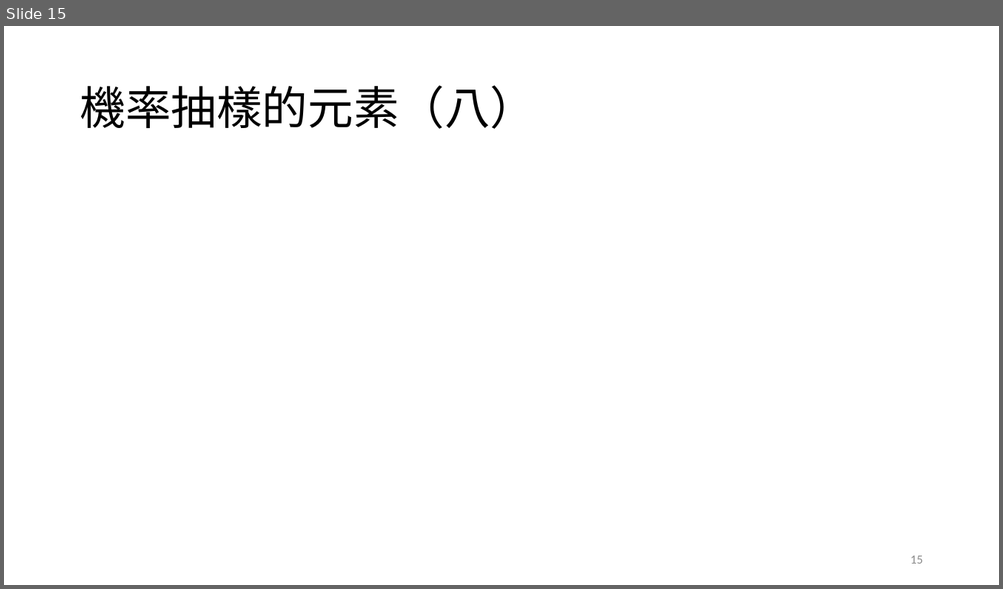
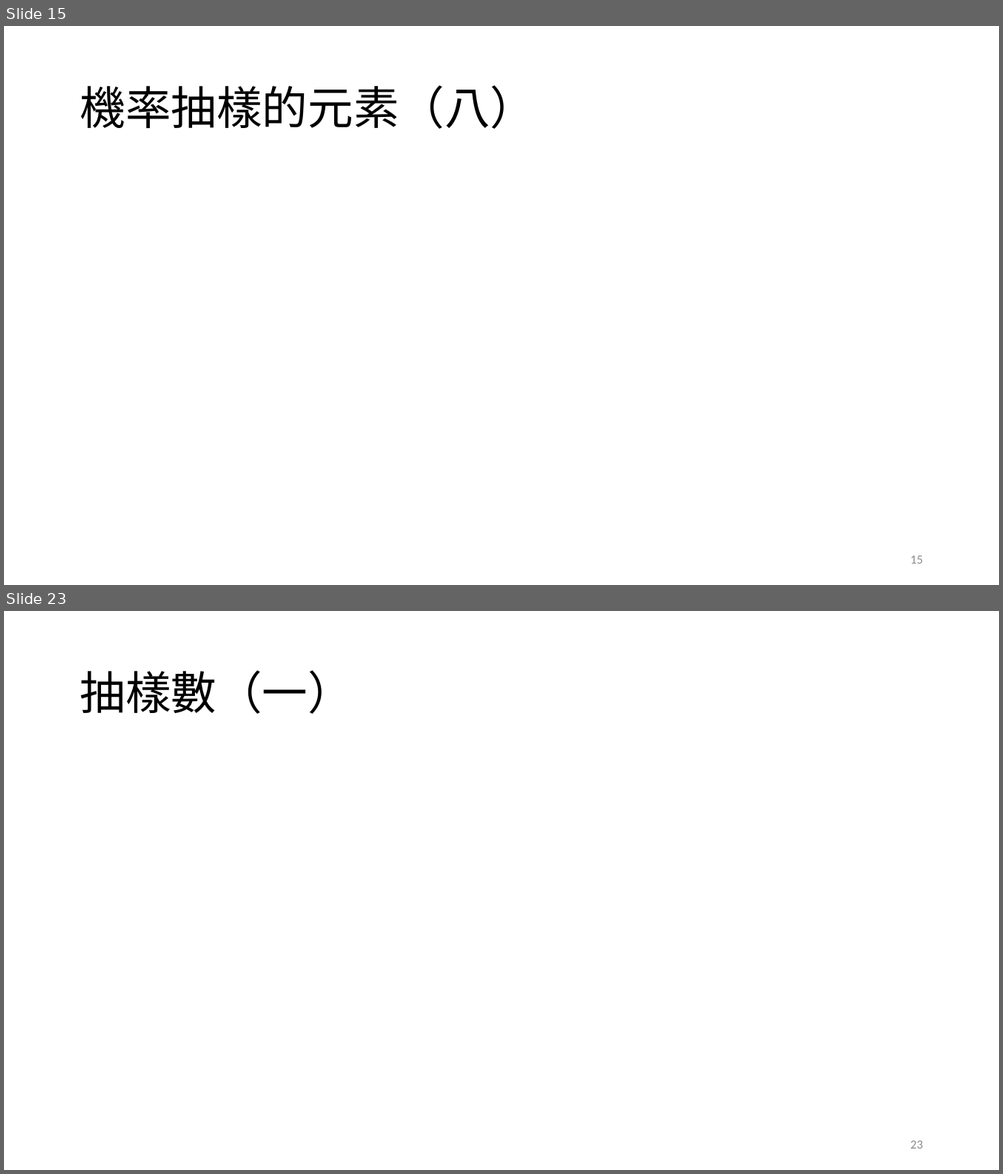
Before and after one commit to TsaiChiahung/PublicOpinion2026, a slide deck: 投影片/民意與調查Week5.pptx. Shown one above the other, each under a label of ours: slide 15 before the commit, slides 15 and 23 after it; the slides between them are not shown. The pictures are 1003x589 and 1003x1174 pixels, drawn with LibreOffice and Linux fonts; fonts in the diff are those of the drawing; grey boxes stand for pictures. Boxes give left, top, right and bottom in pixels: in the first picture for what was removed or moved away, otherwise in the second. Text is boxed around its words. In the diff, an @@ line names an element or a change of style, - is before the commit and + after.

```diff
--- a/投影片/民意與調查Week5.pptx
+++ b/投影片/民意與調查Week5.pptx
@@ slide 23 added at (4, 611, 999, 1170), background #FFFFFF @@
@@ title added at (79, 670, 353, 714), 44 pt, text #000000 @@
+抽樣數（一）
@@ page number added at (910, 1141, 922, 1149), 12 pt, text #8C8C8C @@
+23
```
Also in this commit, not shown: 1 slide changed, 9 other slides added.
